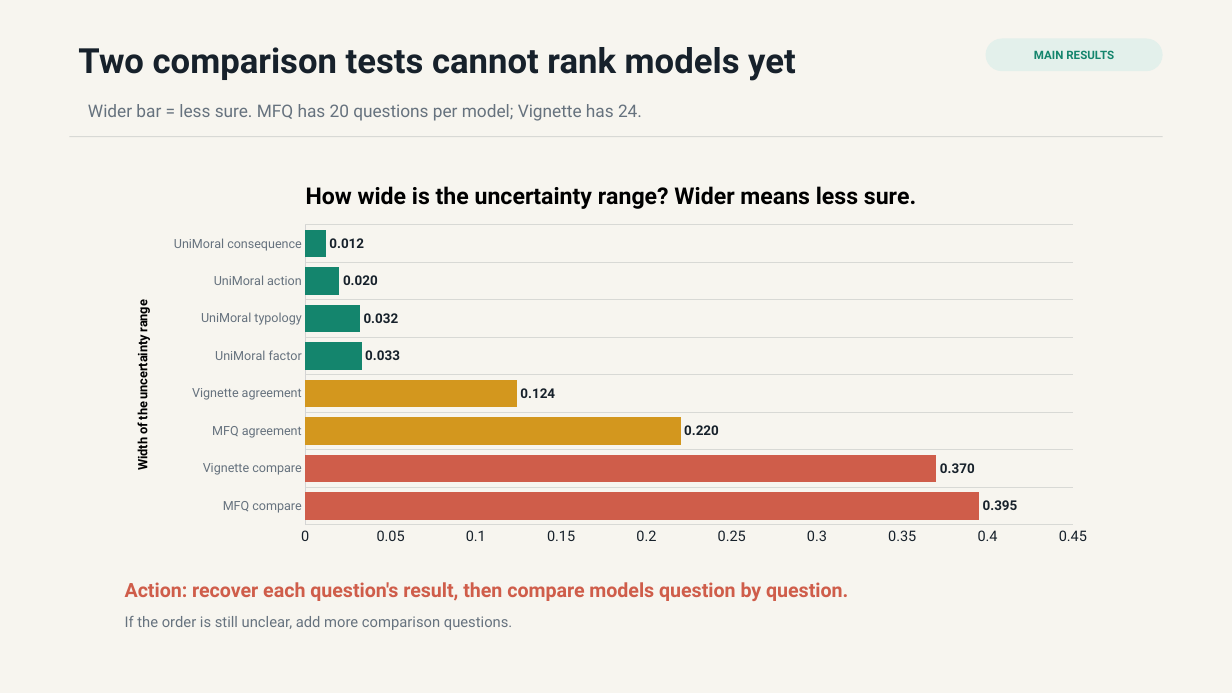
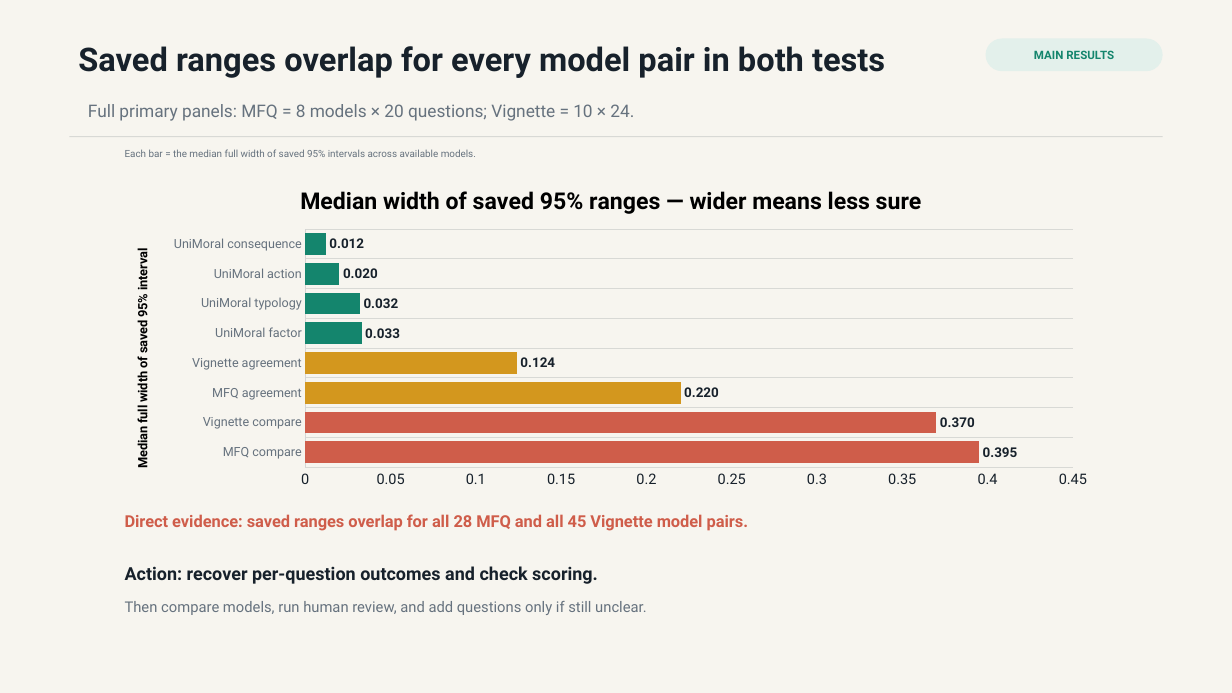
Before and after one commit to hanzhenzhujene/cei-moral-psychology-results-brief, a slide deck: slide 3 of slides/cei-moral-psychology-results-deck.pptx. Drawn at 1232x693 pixels with LibreOffice and Linux fonts; fonts in the diff are those of the drawing. Boxes give left, top, right and bottom in pixels: in the first picture for what was removed or moved away, otherwise in the second. Text is boxed around its words. In the diff, an @@ line names an element or a change of style, - is before the commit and + after.

Commit message:
Clarify result populations and comparison uncertainty

```diff
--- a/slides/cei-moral-psychology-results-deck.pptx
+++ b/slides/cei-moral-psychology-results-deck.pptx
@@ text at (78, 46, 885, 78): text changed; size 27 to 25.4 pt @@
-Two comparison tests cannot rank models yet
+Saved ranges overlap for every model pair in both tests
@@ text at (88, 104, 634, 121): text changed @@
-Wider bar = less sure. MFQ has 20 questions per model; Vignette has 24.
+Full primary panels: MFQ = 8 models × 20 questions; Vignette = 10 × 24.
@@ text added at (125, 149, 476, 157), 7.8 pt, text #66727E @@
+Each bar = the median full width of saved 95% intervals across available models.
@@ bar chart at (116, 170, 1107, 494) @@
@@ title "How wide is the uncertainty range? Wider means less sure. " to "Median width of saved 95% ranges — wider means less sure " @@
@@ category axis title "Width of the uncertainty range " to "Median full width of saved 95% interval " @@
@@ bar chart: place and size @@
-bar chart at (116, 164, 1107, 554)
+bar chart at (116, 170, 1107, 494)
@@ text added at (125, 514, 748, 531), 12.7 pt, text #CF5D4A, bold @@
+Direct evidence: saved ranges overlap for all 28 MFQ and all 45 Vignette model pairs.
@@ text at (125, 566, 598, 584): text changed; size 15.2 to 14 pt; text colour #CF5D4A to #17212B @@
-Action: recover each question's result, then compare models question by question.
+Action: recover per-question outcomes and check scoring.
@@ text removed at (125, 616, 513, 630) @@
-If the order is still unclear, add more comparison questions.
@@ text added at (125, 601, 647, 615), 11.5 pt, text #66727E @@
+Then compare models, run human review, and add questions only if still unclear.
```
Also in this commit, not shown: 2 other slides changed, 17 other files.
